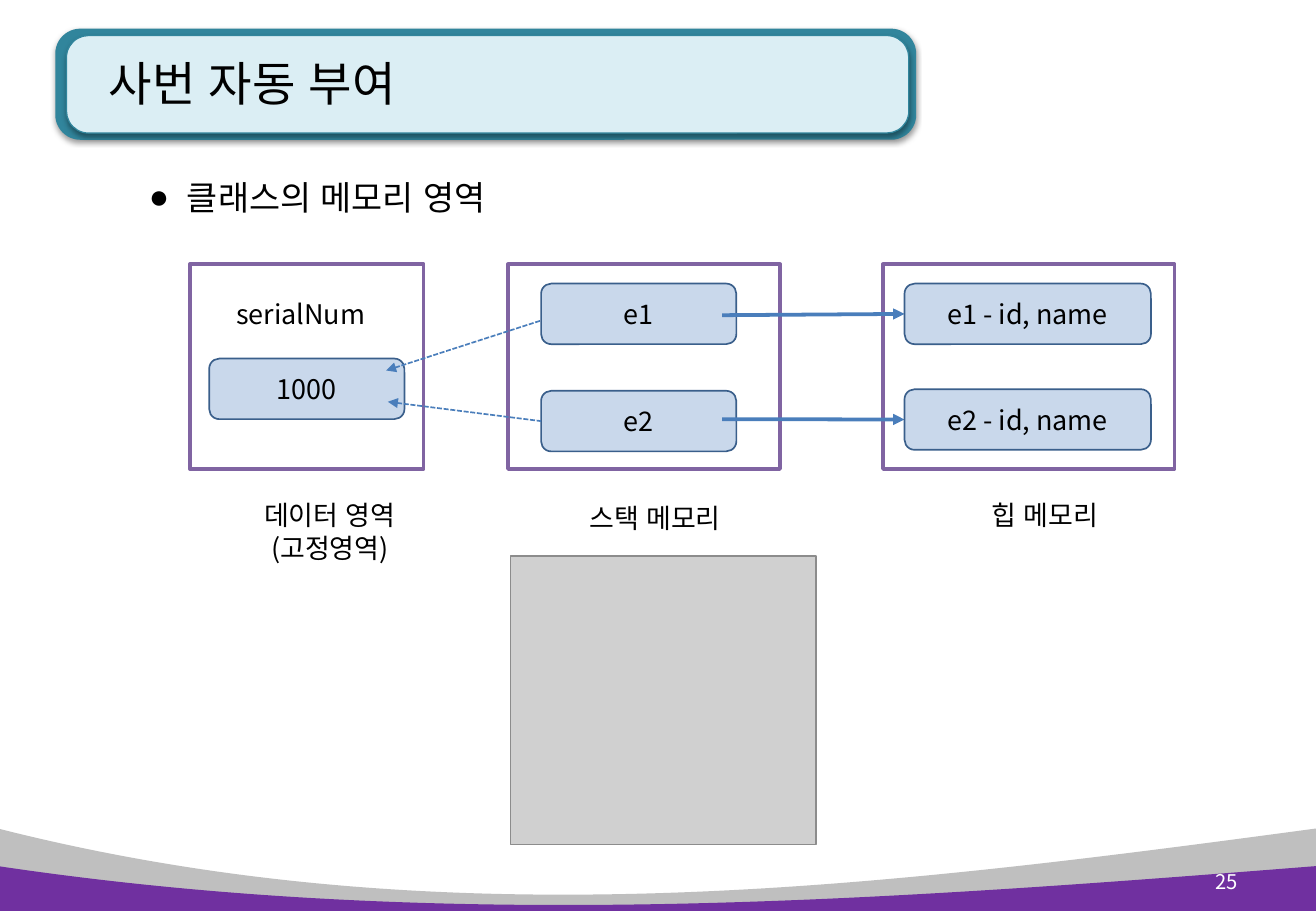
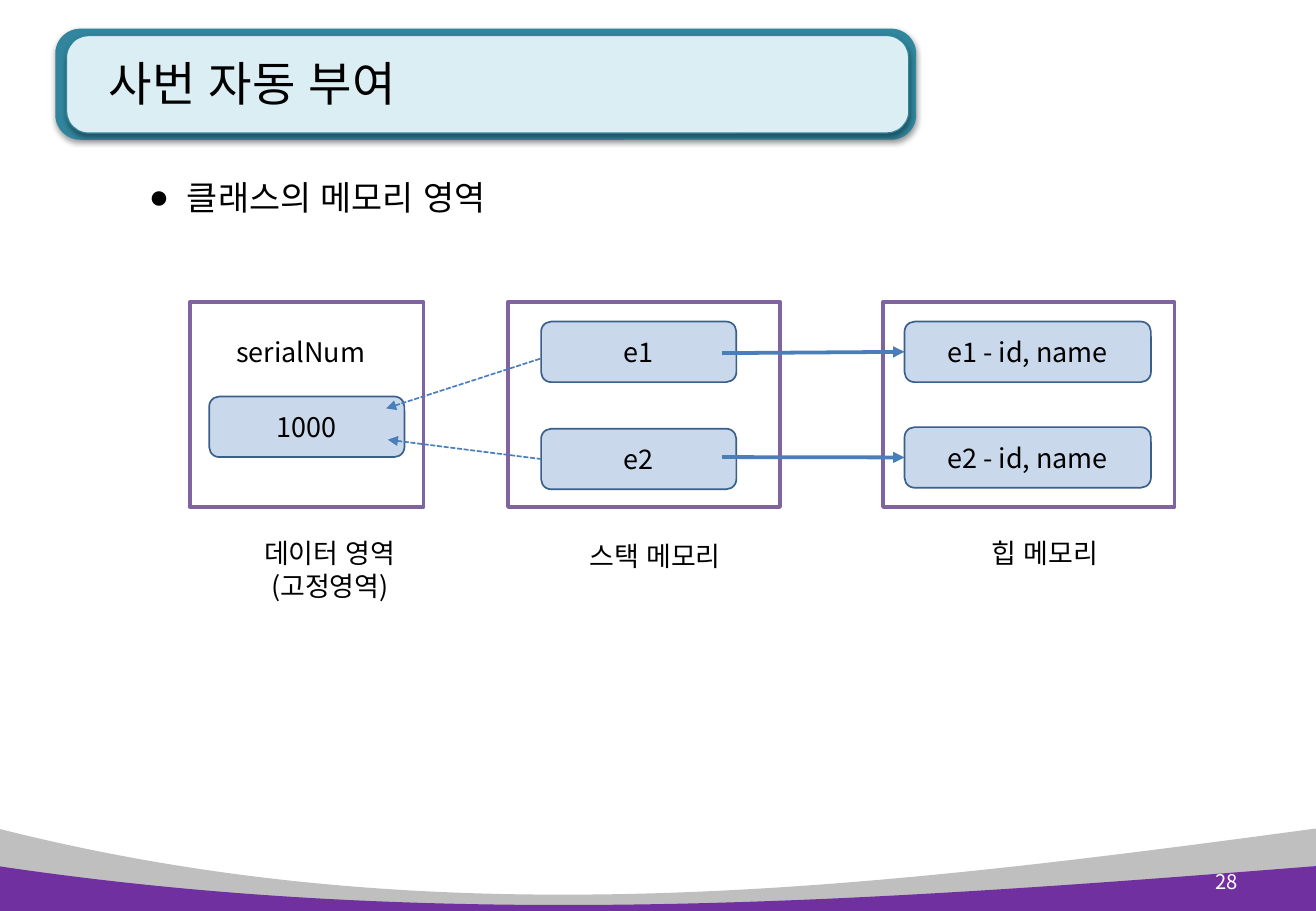
Before and after one commit to AhNyx/js_works, a slide deck: slide 28 of pyworks/python_ppt/Python 7장. 클래스와 상속 .pptx (slide 25 before the commit). Drawn at 1316x911 pixels with LibreOffice and Linux fonts; fonts in the diff are those of the drawing; grey boxes stand for pictures. Boxes give left, top, right and bottom in pixels: in the first picture for what was removed or moved away, otherwise in the second. Text is boxed around its words. In the diff, an @@ line names an element or a change of style, - is before the commit and + after.

```diff
--- a/pyworks/python_ppt/Python 7장. 클래스와 상속 .pptx
+++ b/pyworks/python_ppt/Python 7장. 클래스와 상속 .pptx
@@ 2 texts, 1 arrow moved together from (x1=236, y1=302, x2=720, y2=530) to (x1=236, y1=340, x2=720, y2=568) @@
@@ 5 rounded rectangles, 3 rectangles, 3 arrows, 2 texts moved together from (x1=190, y1=265, x2=1175, y2=563) to (x1=190, y1=303, x2=1175, y2=601) @@
@@ picture removed at (x1=510, y1=557, x2=815, y2=846) @@
@@ page number at (x1=1216, y1=868, x2=1238, y2=890): text changed @@
-25
+28
```
Also in this commit, not shown: 16 other slides changed, 4 slides added, 31 other files.
